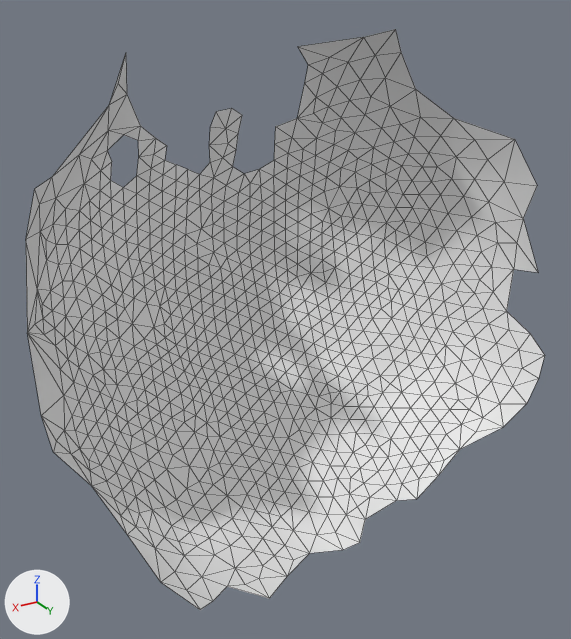
One commit to the OBJ model res/final/onecam_fullvolume/05/cleanedup/FullVolium.000348.obj: the scene before it, then after it.
One viewpoint serves both versions: a camera (50 mm lens) standing at (197.1, 750.2, 484.3) and looking at (95.0, 580.1, 399.3). Arrows for +X, +Y and +Z are at lower left; the lights stay in place. Mesh edges are drawn as thin lines. Where no turn or scale is listed for an object, it has been applied to the vertices.

Objects in the first picture: 'FullVolium.000348'.
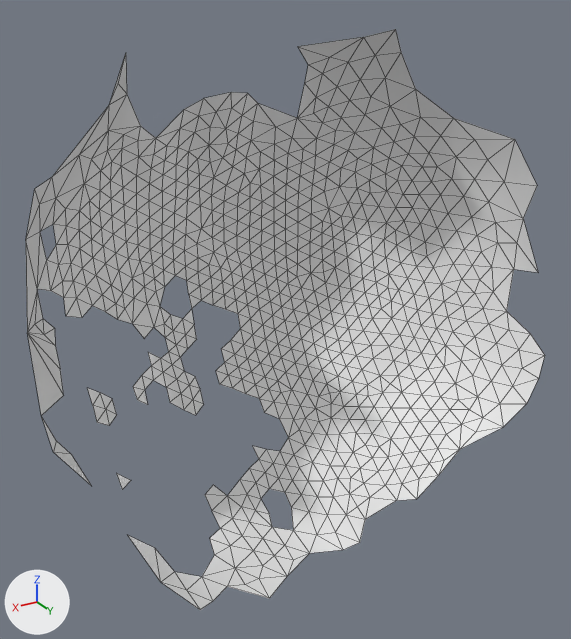
Location of each change, [x1, y1, x2, y2] in pixels of the pictures (571 x 639 px):
part 1 of me_fullvolium_000348, deleted: before [37, 224, 293, 577]
part 2 of me_fullvolium_000348, added: after [108, 92, 296, 187]

What changed in the scene script:
```text
Change me_fullvolium_000348:
    used by ob_fullvolium_000348; location = (0.0, 0.0, 0.0)
    remove me_fullvolium_000348.from_pydata(...)  # 878 vertices, 1682 faces; spans x 20.9..163.5, y 540.7..616.8, z 337.5..472.8
    add me_fullvolium_000348.from_pydata(...)  # 761 vertices, 1366 faces; spans x 20.9..163.5, y 540.7..616.8, z 337.5..472.8
    me_fullvolium_000348 part 1
    134 vertices are removed from x 92.1..157.0, y 543.0..597.0, z 341.6..426.3
    370 faces are deleted
    me_fullvolium_000348 part 2
    17 vertices are added at x 82.7..127.5, y 543.8..553.1, z 436.2..456.4
    54 new faces join them
```
